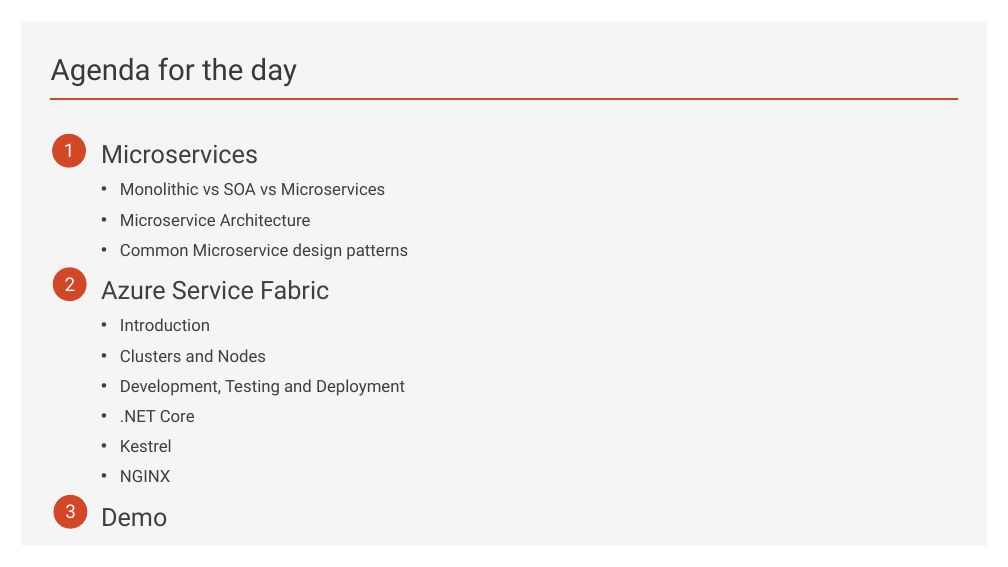
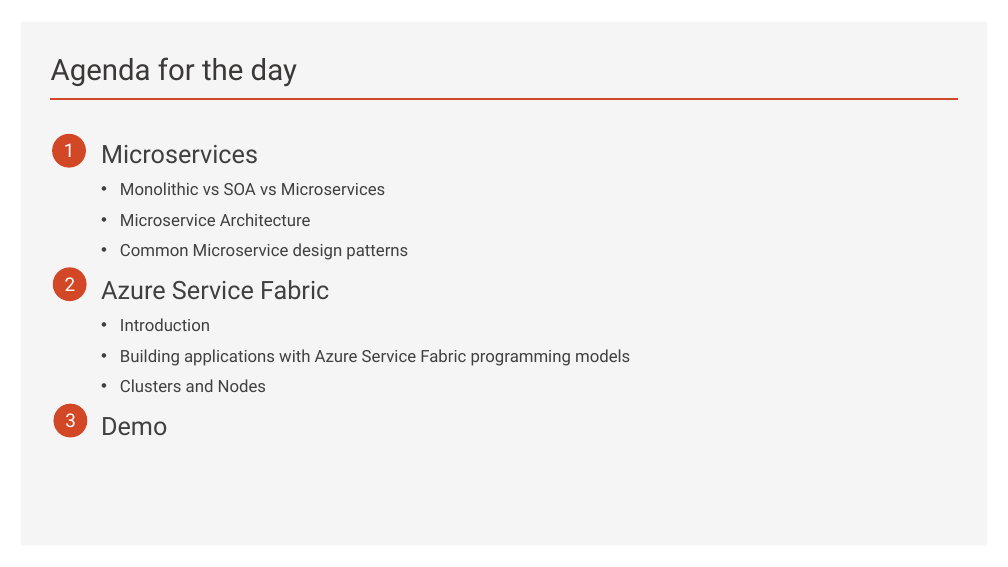
Before and after one commit to brianperera/EasyMaintain, a slide deck: slide 2 of Documents/MicroServices.pptx. Drawn at 1008x567 pixels with LibreOffice and Linux fonts; fonts in the diff are those of the drawing. Boxes give left, top, right and bottom in pixels: in the first picture for what was removed or moved away, otherwise in the second. Text is boxed around its words. In the diff, an @@ line names an element or a change of style, - is before the commit and + after.

```diff
--- a/Documents/MicroServices.pptx
+++ b/Documents/MicroServices.pptx
@@ text at (120, 349, 630, 366): paragraph added @@
+• Building applications with Azure Service Fabric programming models
@@ text at (120, 379, 405, 482): paragraphs removed @@
-• Development, Testing and Deployment
-• .NET Core
-• Kestrel
-• NGINX
@@ text "3": place and size @@
-text "3" at (65, 504, 76, 518)
+text "3" at (65, 413, 76, 427)
@@ ellipse: place and size @@
-ellipse at (54, 495, 88, 529)
+ellipse at (54, 404, 88, 438)
```
Also in this commit, not shown: 8 other slides changed, 6 slides added, 1 slide removed.
